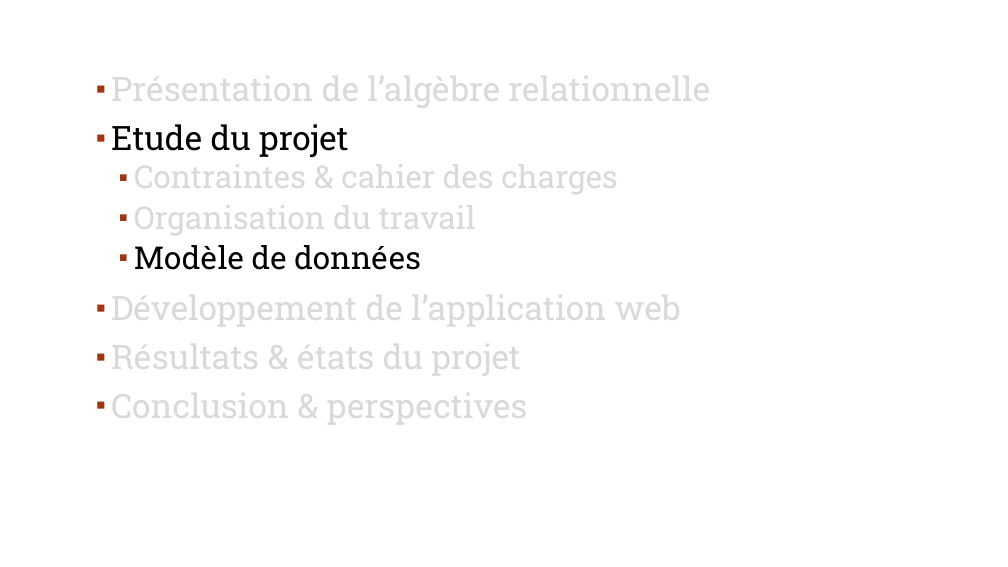
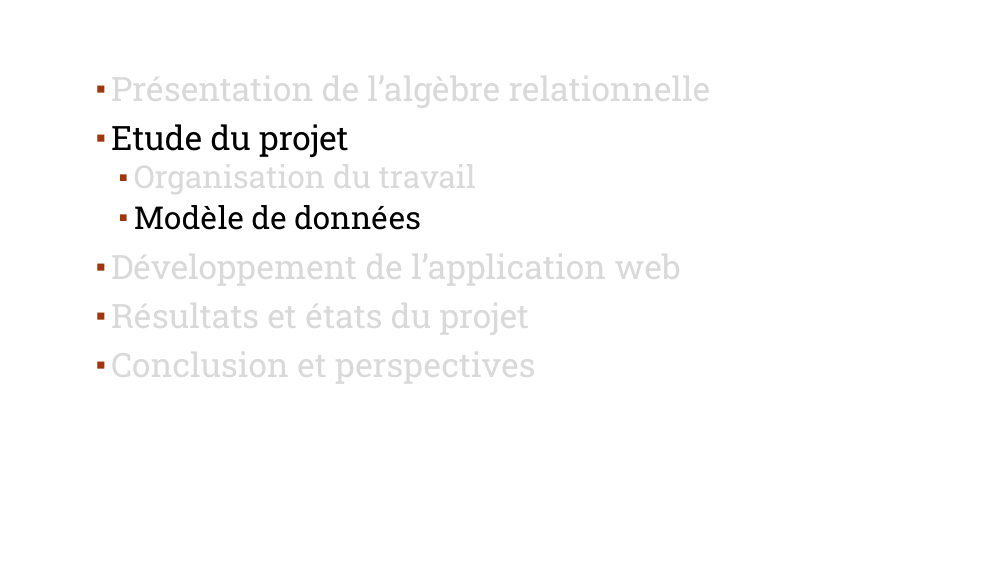
Before and after one commit to ncourvoisier/sar, a slide deck: slide 8 of doc/soutenanceSARV2.pptx. Drawn at 1008x567 pixels with LibreOffice and Linux fonts; fonts in the diff are those of the drawing; background and template pictures are left out. Boxes give left, top, right and bottom in pixels: in the first picture for what was removed or moved away, otherwise in the second. Text is boxed around its words. In the diff, an @@ line names an element or a change of style, - is before the commit and + after.

```diff
--- a/doc/soutenanceSARV2.pptx
+++ b/doc/soutenanceSARV2.pptx
@@ text at (134,156,618,197): paragraph removed @@
-  ▪ Contraintes & cahier des charges
@@ text at (111,294,536,386): text changed @@
-▪ Résultats & états du projet
-▪ Conclusion & perspectives
+▪ Résultats et états du projet
+▪ Conclusion et perspectives
```
Also in this commit, not shown: 23 other slides changed, 1 other file.
